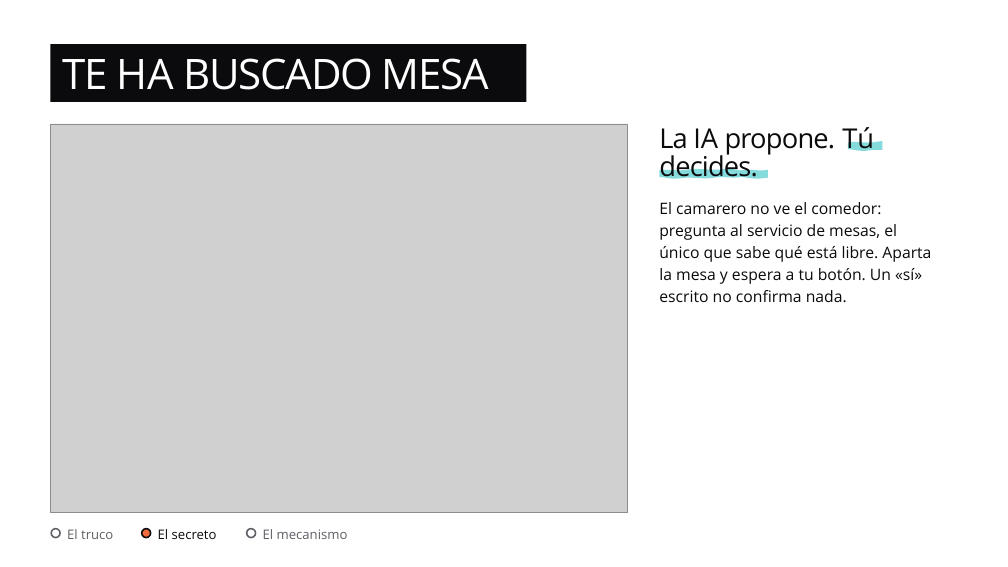
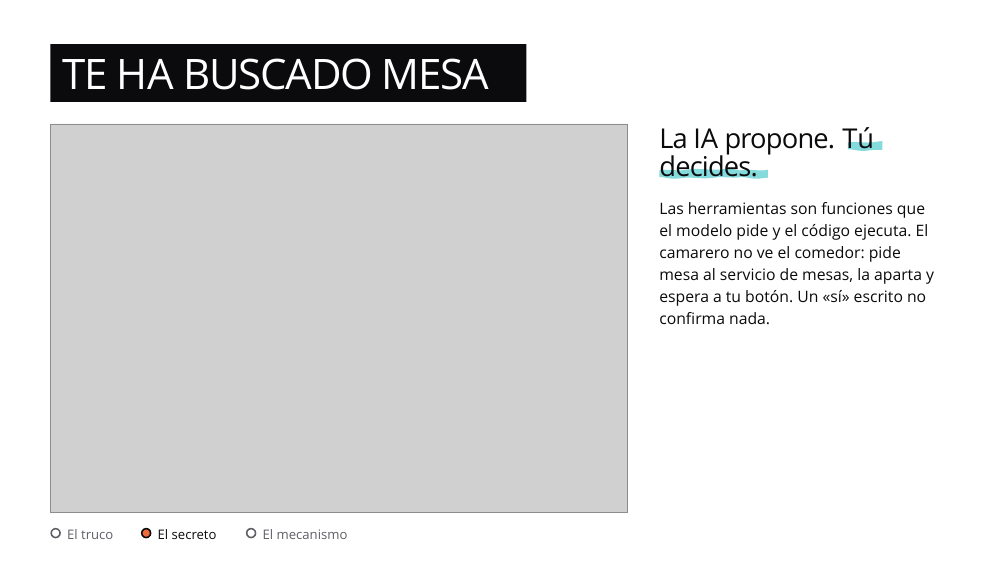
Before and after one commit to dsanchor/morcillaconf, a slide deck: slide 16 of docs/charla/no-es-magia.pptx. Drawn at 1008x567 pixels with LibreOffice and Linux fonts; fonts in the diff are those of the drawing; grey boxes stand for pictures. Boxes give left, top, right and bottom in pixels: in the first picture for what was removed or moved away, otherwise in the second. Text is boxed around its words. In the diff, an @@ line names an element or a change of style, - is before the commit and + after.

```diff
--- a/docs/charla/no-es-magia.pptx
+++ b/docs/charla/no-es-magia.pptx
@@ text at [659, 202, 934, 324]: text changed @@
-El camarero no ve el comedor:
-pregunta al servicio de mesas, el
-único que sabe qué está libre. Aparta
-la mesa y espera a tu botón. Un «sí»
-escrito no confirma nada.
+Las herramientas son funciones que
+el modelo pide y el código ejecuta. El
+camarero no ve el comedor: pide
+mesa al servicio de mesas, la aparta y
+espera a tu botón. Un «sí» escrito no
+confirma nada.
```
Also in this commit, not shown: 14 other slides changed, 3 slides added, 3 slides removed, 2 other files.
